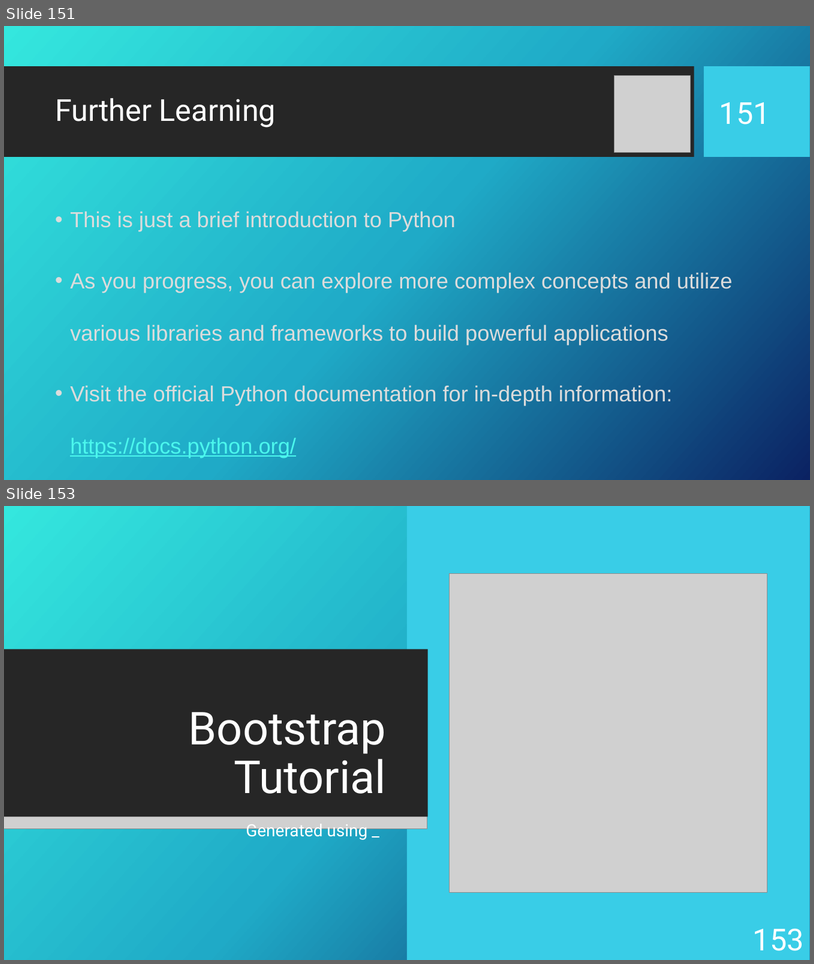
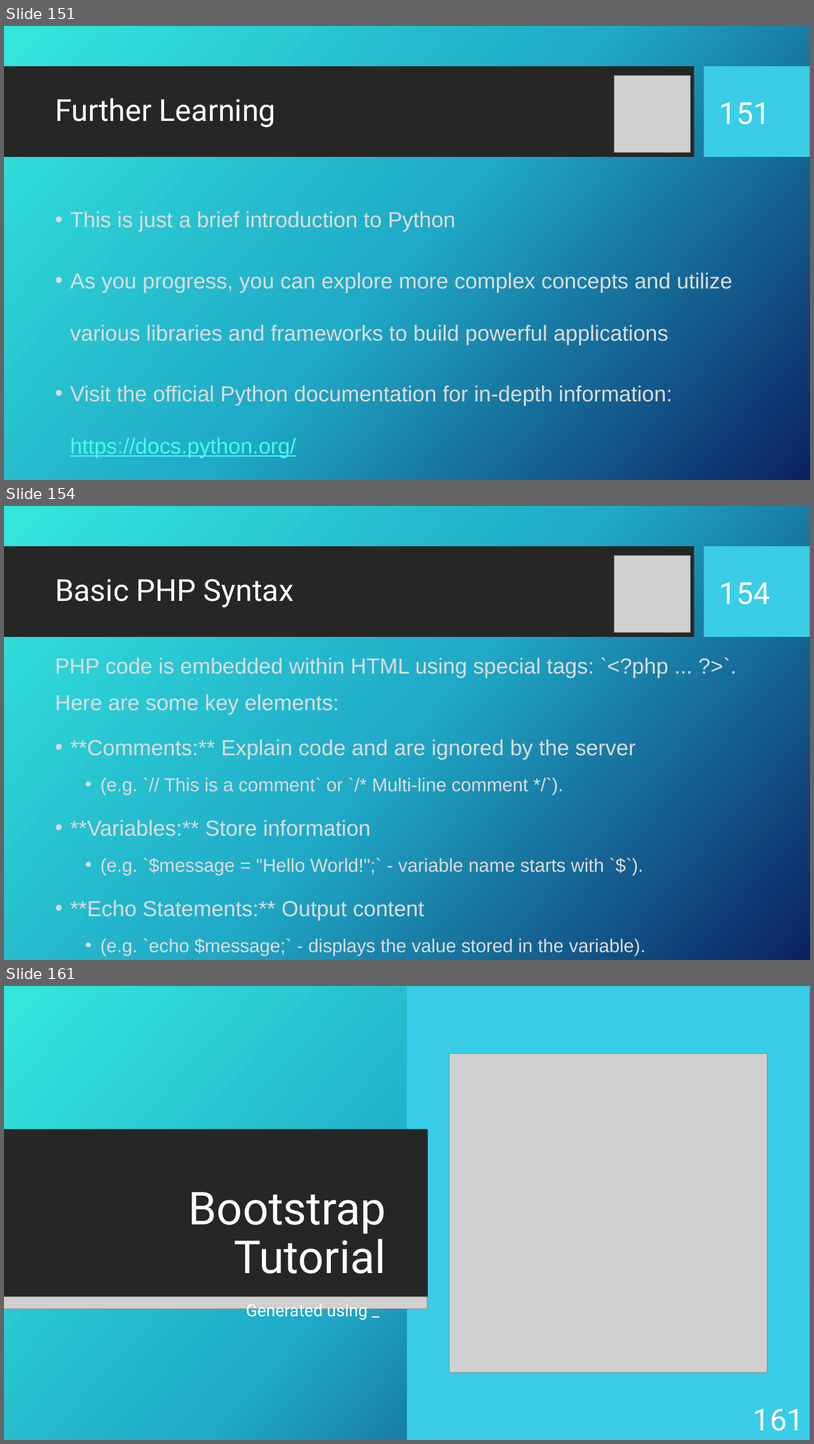
Before and after one commit to KurtAbraham/CS451, a slide deck: CS 451-KAbraham-Internet Technologies Tutorials.pptx. Shown one above the other, each under a label of ours: slides 151 and 153 before the commit, slides 151, 154 and 161 after it; the slides between them are not shown. The pictures are 814x964 and 814x1444 pixels, drawn with LibreOffice and Linux fonts; fonts in the diff are those of the drawing; grey boxes stand for pictures; background and template pictures are left out. Boxes give left, top, right and bottom in pixels: in the first picture for what was removed or moved away, otherwise in the second. Text is boxed around its words. In the diff, an @@ line names an element or a change of style, - is before the commit and + after.

```diff
--- a/CS 451-KAbraham-Internet Technologies Tutorials.pptx
+++ b/CS 451-KAbraham-Internet Technologies Tutorials.pptx
@@ slide 154 added at <box>4,506,810,960</box>, background picture (left out); not listed: 2 template elements that a slide beside it also shows @@
@@ picture added at <box>614,556,690,632</box> @@
@@ title added at <box>55,579,294,607</box>, 36 pt, text #FFFFFF @@
+Basic PHP Syntax
@@ page number added at <box>720,582,771,604</box>, 36 pt, text #FFFFFF @@
+154
@@ text added at <box>55,657,669,956</box>, 25.9 pt, text #DCDCDC @@
+PHP code is embedded within HTML using special tags: `<?php ... ?>`. Here are some key elements:
+• **Comments:** Explain code and are ignored by the server
+  • (e.g. `// This is a comment` or `/* Multi-line comment */`).
+• **Variables:** Store information
+  • (e.g. `$message = "Hello World!";` - variable name starts with `$`).
+• **Echo Statements:** Output content
+  • (e.g. `echo $message;` - displays the value stored in the variable).
@@ what was slide 153 is now slide 161 @@
@@ page number at <box>753,1408,804,1431</box>: text changed @@
-153
+161
```
Also in this commit, not shown: 2 slides changed, 7 other slides added.
